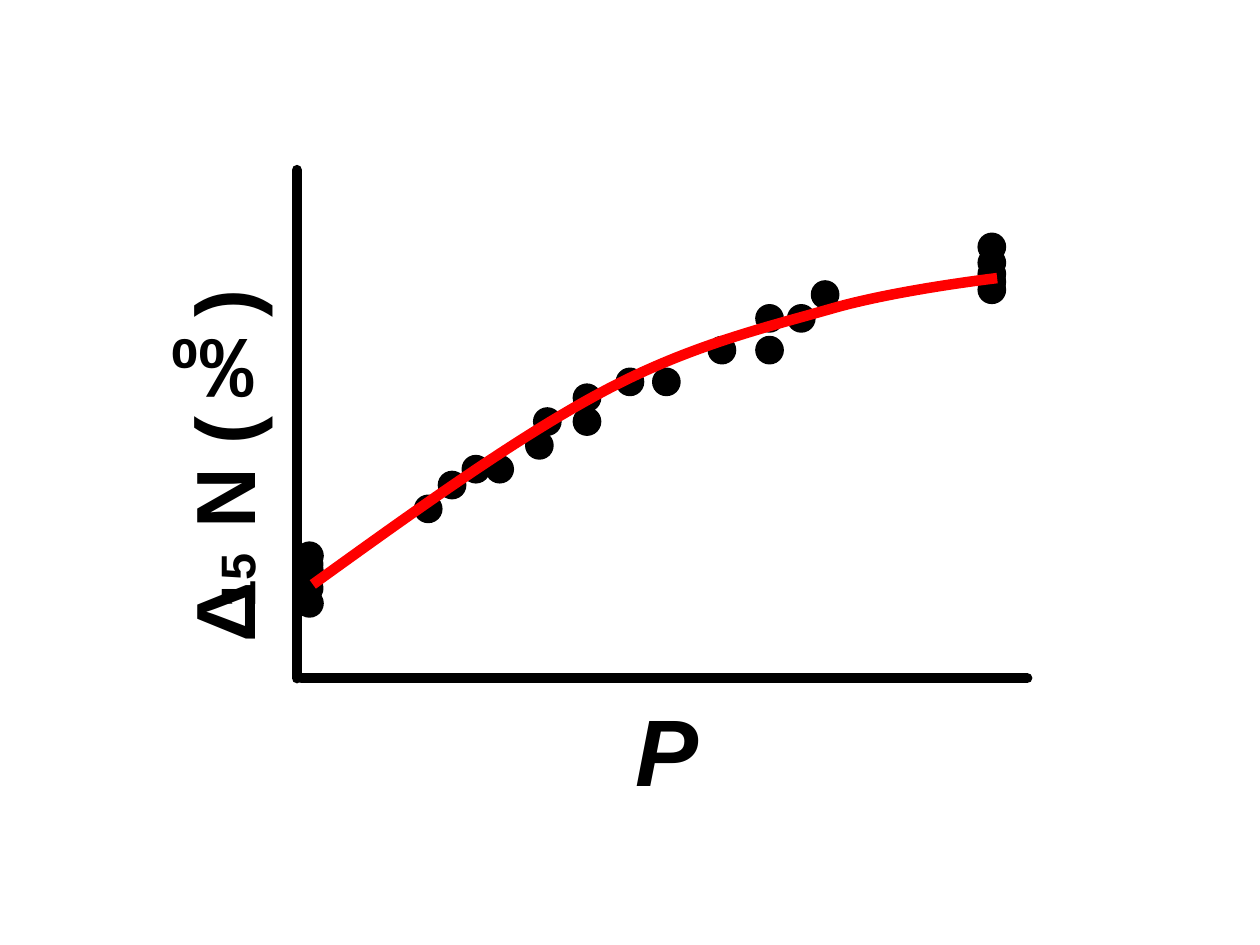
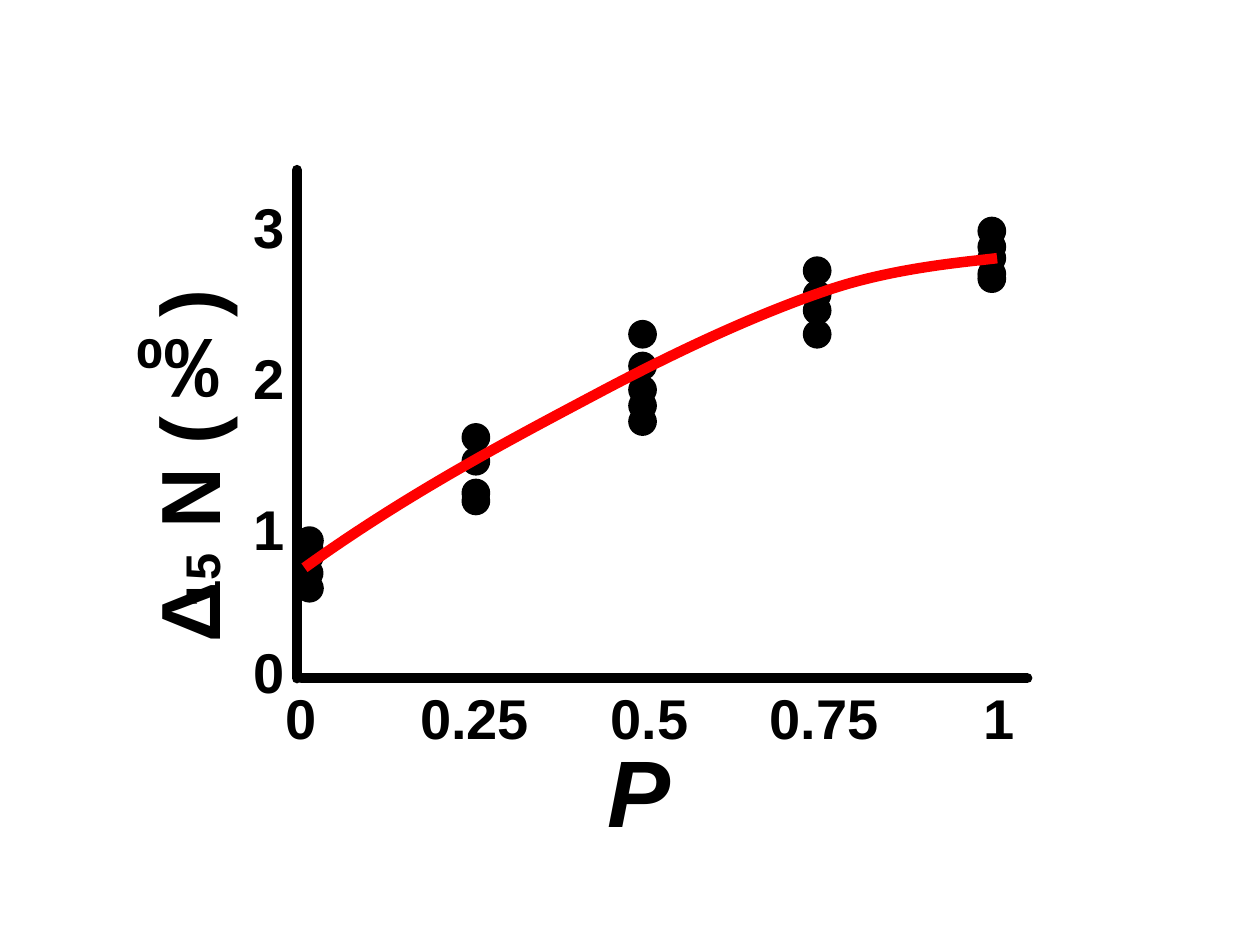
Before and after one commit to GenChangHSU/2023_Framework_for_Degree_of_Intraguild_Predation, a slide deck: slide 8 of Figures/Figures.pptx. Drawn at 1260x945 pixels with LibreOffice and Linux fonts; fonts in the diff are those of the drawing. Boxes give left, top, right and bottom in pixels: in the first picture for what was removed or moved away, otherwise in the second. Text is boxed around its words. In the diff, an @@ line names an element or a change of style, - is before the commit and + after.

```diff
--- a/Figures/Figures.pptx
+++ b/Figures/Figures.pptx
@@ text "Δ15N (‰)": place and size @@
-text "Δ15N (‰)" at (165, 195, 292, 655)
+text "Δ15N (‰)" at (130, 195, 257, 655)
@@ text added at (253, 209, 284, 249), 32 pt, text #000000, bold @@
+3
@@ ellipse: place and size @@
-ellipse at (979, 277, 1004, 302)
+ellipse at (979, 218, 1004, 243)
@@ freeform shape: place and size @@
-freeform shape at (312, 278, 997, 585)
+freeform shape at (305, 258, 998, 568)
@@ ellipse: place and size @@
-ellipse at (757, 338, 782, 363)
+ellipse at (805, 258, 830, 284)
@@ ellipse: place and size @@
-ellipse at (813, 282, 838, 307)
+ellipse at (805, 282, 830, 307)
@@ ellipse: place and size @@
-ellipse at (789, 306, 814, 331)
+ellipse at (805, 297, 830, 323)
@@ ellipse: place and size @@
-ellipse at (709, 338, 735, 363)
+ellipse at (630, 321, 655, 346)
@@ ellipse: place and size @@
-ellipse at (757, 306, 782, 331)
+ellipse at (805, 321, 830, 346)
@@ ellipse: place and size @@
-ellipse at (654, 369, 679, 394)
+ellipse at (630, 354, 655, 379)
@@ text added at (253, 360, 284, 399), 32 pt, text #000000, bold @@
+2
@@ ellipse: place and size @@
-ellipse at (617, 369, 643, 394)
+ellipse at (630, 377, 655, 402)
@@ ellipse removed at (534, 410, 559, 435) @@
@@ ellipse: place and size @@
-ellipse at (575, 410, 600, 435)
+ellipse at (630, 410, 655, 435)
@@ ellipse: place and size @@
-ellipse at (575, 386, 600, 411)
+ellipse at (630, 393, 655, 418)
@@ 3 ellipses: place and size @@
-3 ellipses at (464, 251, 1004, 481)
+3 ellipses at (464, 246, 1004, 474)
@@ ellipse: place and size @@
-ellipse at (488, 456, 513, 481)
+ellipse at (464, 425, 489, 450)
@@ ellipse removed at (527, 433, 552, 459) @@
@@ ellipse: place and size @@
-ellipse at (440, 472, 465, 498)
+ellipse at (464, 480, 489, 505)
@@ ellipse: place and size @@
-ellipse at (416, 496, 441, 522)
+ellipse at (464, 489, 489, 514)
@@ text added at (253, 511, 284, 550), 32 pt, text #000000, bold @@
+1
@@ ellipse: place and size @@
-ellipse at (296, 552, 321, 577)
+ellipse at (296, 537, 321, 562)
@@ ellipse: place and size @@
-ellipse at (297, 591, 323, 616)
+ellipse at (297, 528, 323, 553)
@@ text added at (253, 654, 284, 694), 32 pt, text #000000, bold @@
+0
@@ text added at (285, 700, 316, 740), 32 pt, text #000000, bold @@
+0
@@ text added at (420, 700, 529, 740), 32 pt, text #000000, bold @@
+0.25
@@ text added at (611, 700, 689, 740), 32 pt, text #000000, bold @@
+0.5
@@ text added at (769, 700, 878, 740), 32 pt, text #000000, bold @@
+0.75
@@ text added at (984, 700, 1015, 739), 32 pt, text #000000, bold @@
+1
@@ text "P": place and size @@
-text "P" at (636, 721, 699, 786)
+text "P" at (608, 762, 671, 827)
```
Also in this commit, not shown: 4 other slides changed, 2 other files.
